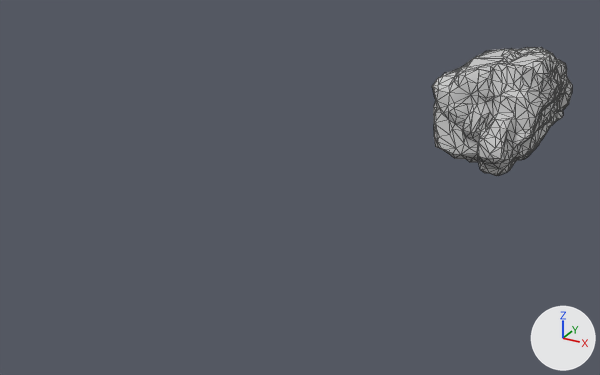
The FBX model Assets/Graph/Meshes/TERRAIN/SM_rock_L_B_LOD1.fbx, before and after one commit.
One viewpoint serves both versions: a 50 mm camera at (24.6, -124.7, 24.9) aimed at (-5.4, -70.1, -2.4). Every picture has the same lights, and +X, +Y and +Z are marked at lower right. Both versions are drawn at frame 1 of the action 'Take 001'; the numbers are the values there. Mesh edges are drawn as thin lines.

Before the edit, the objects in view are built like this:
```python
me_mesh = bpy.data.meshes.new('Mesh')
me_mesh.from_pydata(...)  # 824 vertices, 1644 faces; spans x -541.0..541.0, y -832.0..821.0, z -569.0..566.0
me_mesh.materials.append(mat_material__2)  # light grey #cacaca
ob_sm_rock_l_b_lod1 = bpy.data.objects.new('SM_rock_L_B_LOD1', me_mesh)
ob_sm_rock_l_b_lod1.location = (4.76, -49.12, 0.0)
ob_sm_rock_l_b_lod1.scale = (0.01, 0.01, 0.01)
```
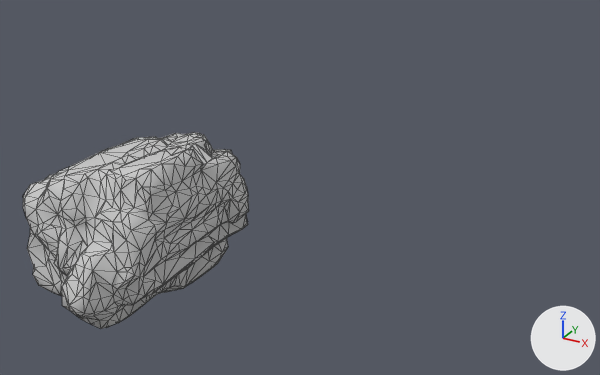
Location of each change, (x1, y1, x2, y2) in pixels of the pictures (600 x 375 px):
'SM_rock_L_B_LOD1', moved: before (432, 47, 572, 176); after (23, 132, 249, 329)

The change in detail:
Object 'SM_rock_L_B_LOD1' (ob_sm_rock_l_b_lod1) moves from (4.76, -49.12, 0.0) to (-9.85, -85.51, 0.0).
